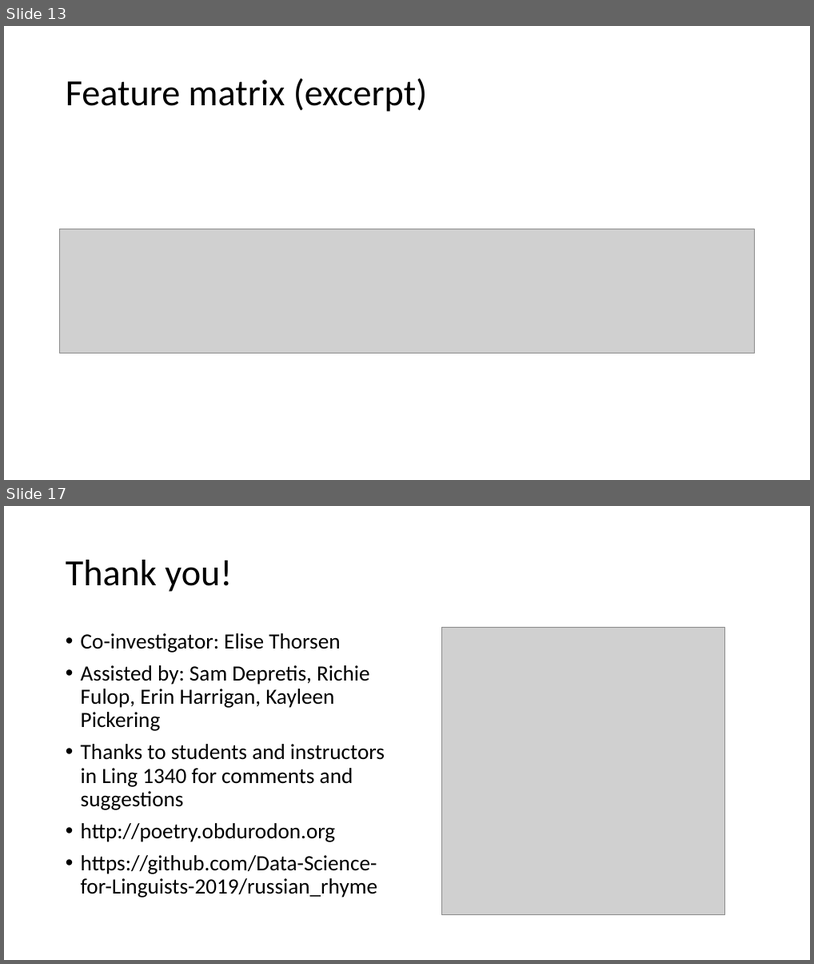
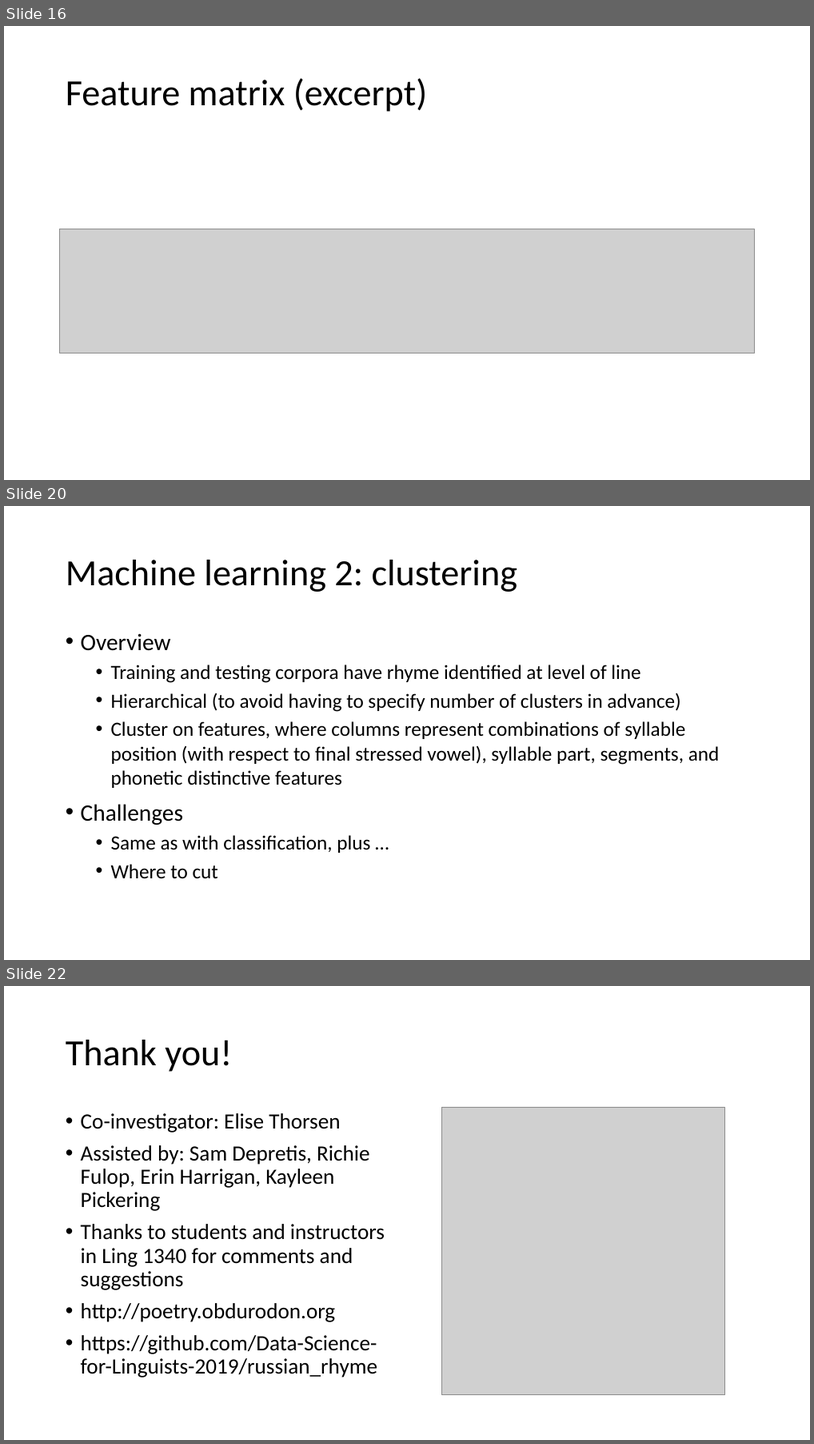
Before and after one commit to Data-Science-for-Linguists-2019/russian_rhyme, a slide deck: 2019-04-11_presentation.pptx. Shown one above the other, each under a label of ours: slides 13 and 17 before the commit, slides 16, 20 and 22 after it; the slides between them are not shown. The pictures are 814x964 and 814x1444 pixels, drawn with LibreOffice and Linux fonts; fonts in the diff are those of the drawing; grey boxes stand for pictures. Boxes give left, top, right and bottom in pixels: in the first picture for what was removed or moved away, otherwise in the second. Text is boxed around its words. In the diff, an @@ line names an element or a change of style, - is before the commit and + after.

Commit message:
finalize presentation

```diff
--- a/2019-04-11_presentation.pptx
+++ b/2019-04-11_presentation.pptx
@@ slide 20 added at bbox=[4, 506, 810, 960], background #FFFFFF @@
@@ title added at bbox=[66, 560, 518, 592], 44 pt, text #000000 @@
+Machine learning 2: clustering
@@ text added at bbox=[81, 633, 720, 879], 24 pt, text #000000 @@
+• Overview
+  • Training and testing corpora have rhyme identified at level of line
+  • Hierarchical (to avoid having to specify number of clusters in advance)
+  • Cluster on features, where columns represent combinations of syllable position (with respect to final stressed vowel), syllable part, segments, and phonetic distinctive features
+• Challenges
+  • Same as with classification, plus …
+  • Where to cut
@@ what was slide 13 is now slide 16 @@
@@ what was slide 17 is now slide 22 @@
```
Also in this commit, not shown: 11 slides changed, 7 other slides added, 3 slides removed.
